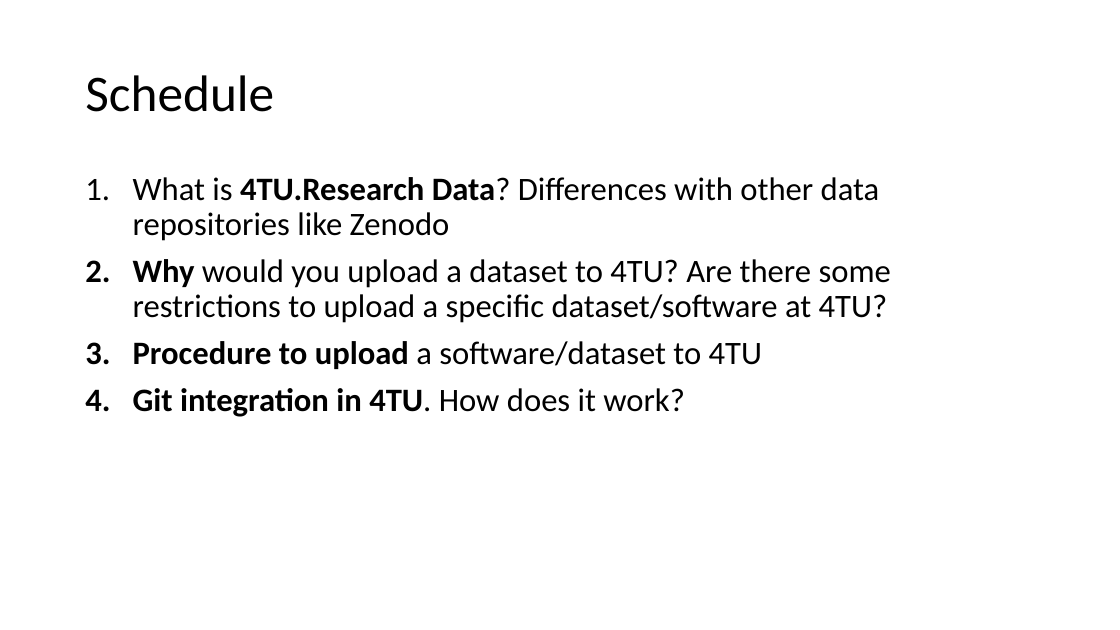
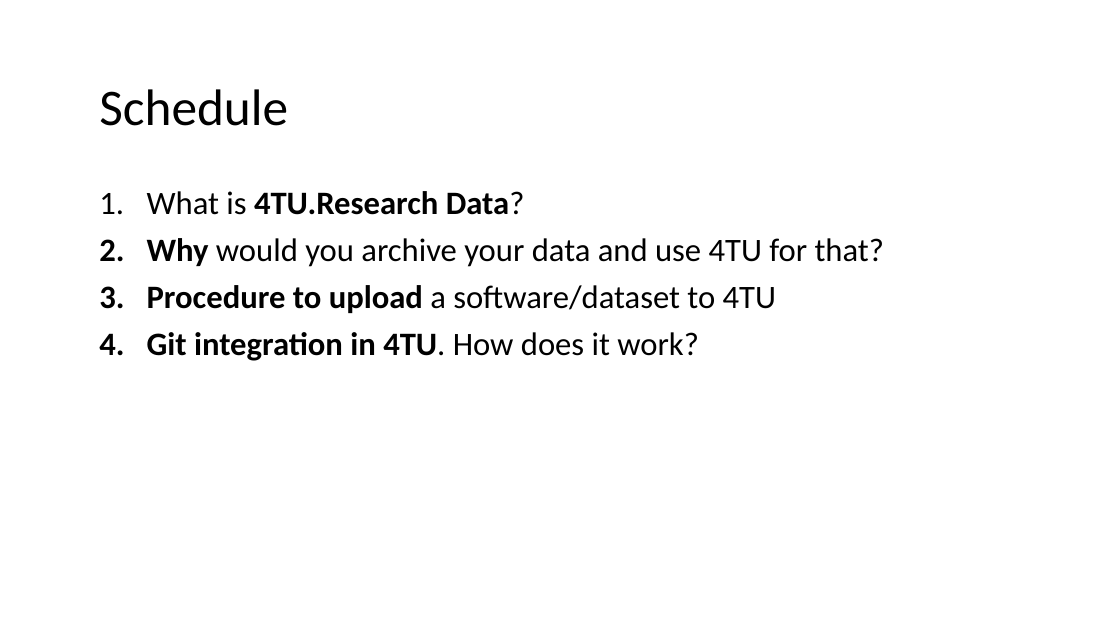
Before and after one commit to leilaicruz/Git4TUmembers_lesson, a slide deck: slide 2 of Get to know 4TU (day 2).pptx. Drawn at 1120x630 pixels with LibreOffice and Linux fonts; fonts in the diff are those of the drawing; background and template pictures are left out. Boxes give left, top, right and bottom in pixels: in the first picture for what was removed or moved away, otherwise in the second. Text is boxed around its words. In the diff, an @@ line names an element or a change of style, - is before the commit and + after.

```diff
--- a/Get to know 4TU (day 2).pptx
+++ b/Get to know 4TU (day 2).pptx
@@ text "Schedule": place and size @@
-text "Schedule" at box(85, 75, 274, 112)
+text "Schedule" at box(99, 89, 288, 126)
@@ text "What is 4TU.Research Data?": place and size @@
-text "What is 4TU.Research Data?" at box(133, 177, 891, 417)
+text "What is 4TU.Research Data?" at box(147, 191, 884, 361)
@@ text at box(147, 191, 884, 267): text changed @@
-1. What is 4TU.Research Data? Differences with other data repositories like Zenodo
-2. Why would you upload a dataset to 4TU? Are there some restrictions to upload a specific dataset/software at 4TU?
+1. What is 4TU.Research Data?
+2. Why would you archive your data and use 4TU for that?
```
Also in this commit, not shown: 2 other slides changed, 16 slides added, 2 slides removed, 19 other files.
